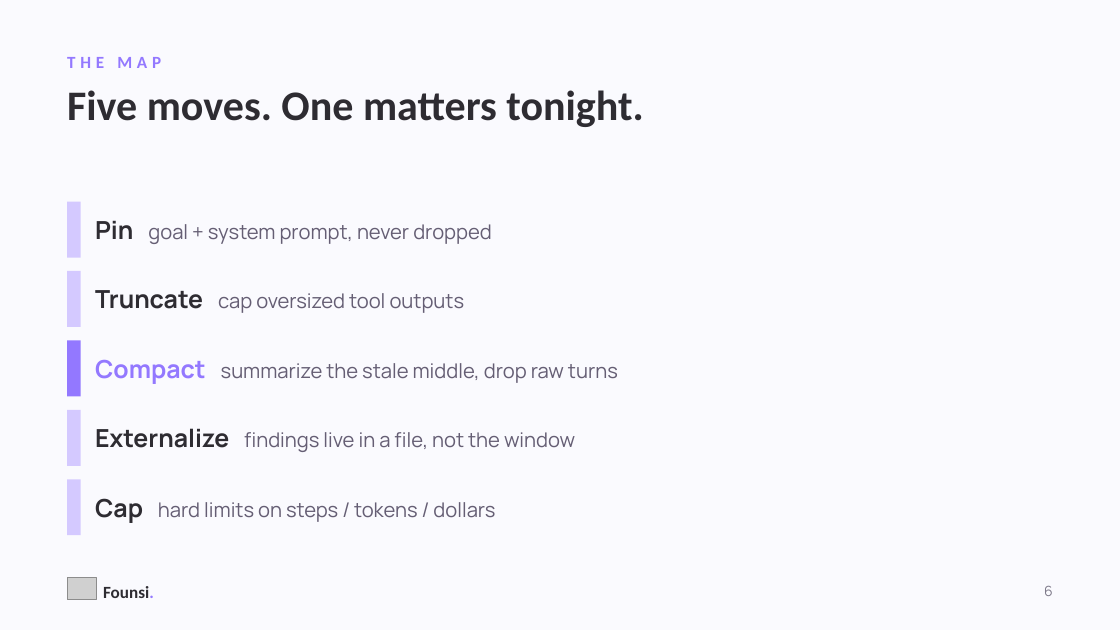
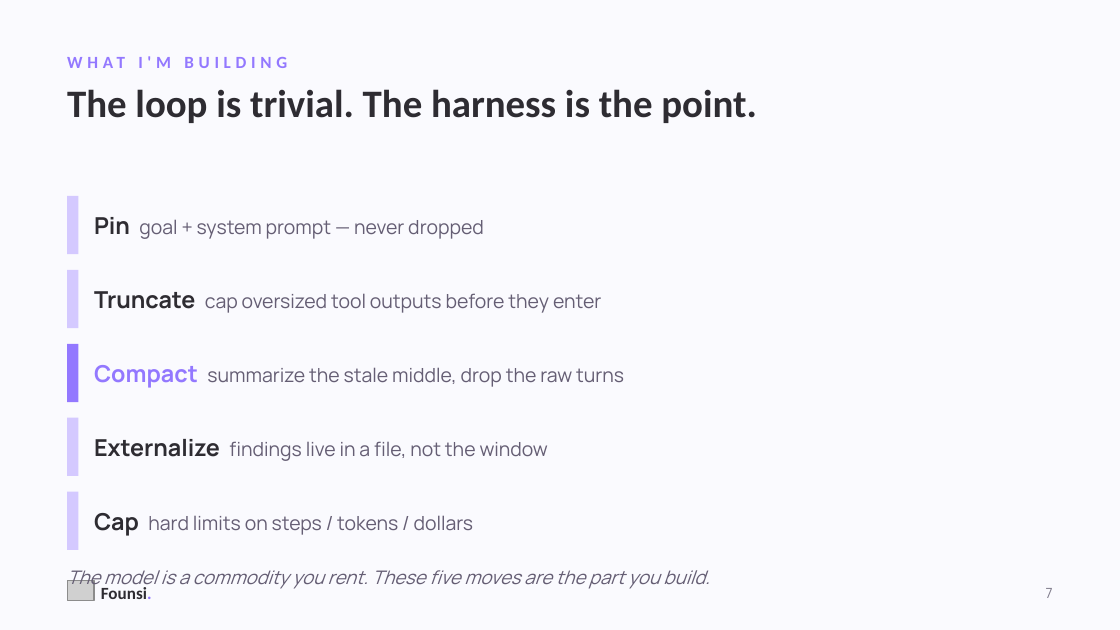
Before and after one commit to kanishkpatel1995/agent-harness, a slide deck: slide 7 of presentation/founsi-context-engineering.pptx (slide 6 before the commit). Drawn at 1120x630 pixels with LibreOffice and Linux fonts; fonts in the diff are those of the drawing; grey boxes stand for pictures. Boxes give left, top, right and bottom in pixels: in the first picture for what was removed or moved away, otherwise in the second. Text is boxed around its words. In the diff, an @@ line names an element or a change of style, - is before the commit and + after.

```diff
--- a/presentation/founsi-context-engineering.pptx
+++ b/presentation/founsi-context-engineering.pptx
@@ text at (138, 57, 171, 68): text changed @@
-THE MAP
+WHAT I'M BUILDING
@@ text at (67, 89, 757, 123): text changed; size 27 to 25 pt @@
-Five moves. One matters tonight.
+The loop is trivial. The harness is the point.
@@ rectangle: place and size @@
-rectangle at (67, 202, 81, 258)
+rectangle at (67, 196, 78, 254)
@@ text at (94, 217, 484, 239): text changed; size 13 to 12.5 pt @@
-Pin goal + system prompt, never dropped
+Pin goal + system prompt — never dropped
@@ text at (94, 291, 601, 313): text changed; size 13 to 12.5 pt @@
-Truncate cap oversized tool outputs
+Truncate cap oversized tool outputs before they enter
@@ rectangle: place and size @@
-rectangle at (67, 340, 81, 396)
+rectangle at (67, 344, 78, 402)
@@ text at (94, 365, 624, 388): text changed; size 13 to 12.5 pt @@
-Compact summarize the stale middle, drop raw turns
+Compact summarize the stale middle, drop the raw turns
@@ rectangle: place and size @@
-rectangle at (67, 410, 81, 466)
+rectangle at (67, 418, 78, 476)
@@ text "Externalize findings live in a ...": place and size @@
-text "Externalize findings live in a ..." at (95, 428, 575, 452)
+text "Externalize findings live in a ..." at (94, 439, 548, 461)
@@ text "Externalize findings live in a ..." at (94, 439, 548, 461): size 16 to 15 pt in "Externalize"; size 13 to 12.5 pt in "findings live in a file, not the ..." @@
@@ rectangle: place and size @@
-rectangle at (67, 479, 81, 535)
+rectangle at (67, 492, 78, 550)
@@ text "Cap hard limits on steps ...": place and size @@
-text "Cap hard limits on steps ..." at (95, 498, 495, 523)
+text "Cap hard limits on steps ..." at (94, 513, 474, 536)
@@ text "Cap hard limits on steps ..." at (94, 513, 474, 536): size 16 to 15 pt in "Cap"; size 13 to 12.5 pt @@
@@ text added at (67, 570, 710, 590), 12 pt, text #655E74, italic @@
+The model is a commodity you rent. These five moves are the part you build.
@@ text at (1046, 588, 1053, 598): text changed @@
-6
+7
```
Also in this commit, not shown: 13 other slides changed, 11 slides added, 5 slides removed, 7 other files.
